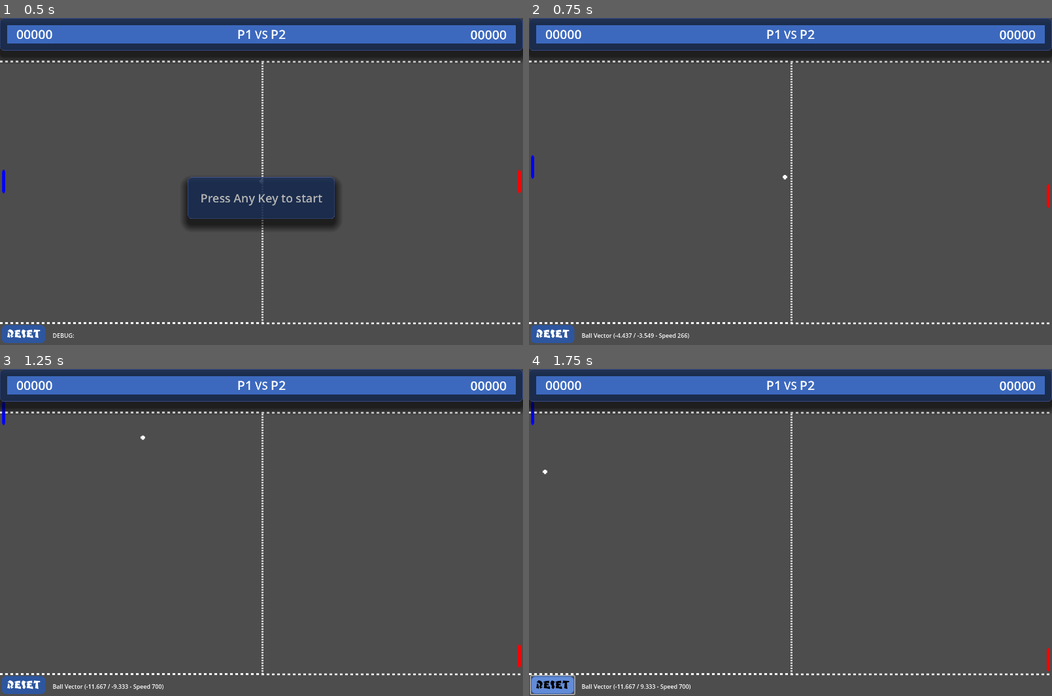
Above: before the commit, frames 1-4 (two rows, left to right).
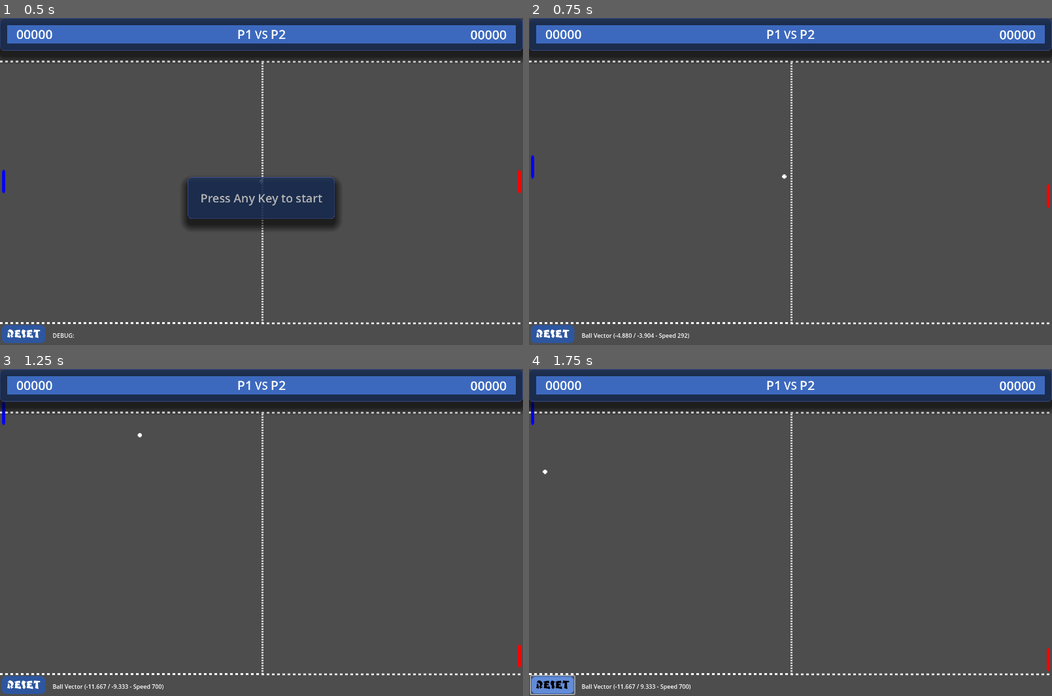
Above: after the commit, the same moments.

Repository: Fox-Alpha/Pong_Godot_4_Multiplayer
Game: Godot game, scene res://scenes/game/pong.tscn
The game is run twice, just before and just after one commit, with the same random seed, the same clock (stepped at 60 frames per second) and the same inputs. This scene is started directly instead of the project's main scene.
Inputs (mouse positions are in pixels of both pictures, inside the frame that each line leads up to):
- Up to frame 1 (0.5 s): no input
- Up to frame 2 (0.75 s): tap Enter at 0.5 s; move the mouse to (790, 197) at 0.52 s; hold W (p1_up) from 0.53 s (still down); hold Down (p2_down) from 0.53 s (still down); click (790, 197) at 0.67 s
- Up to frame 3 (1.25 s): keep holding W (p1_up); keep holding Down (p2_down)
- Up to frame 4 (1.75 s): release W (p1_up) at 1.25 s; release Down (p2_down) at 1.25 s; click "RESET" at 1.25 s

Frame 1 is identical in both runs. In frame 2, less than 0.1% of the frame differs, in the area x 17-50%, y 47-98%; in frame 3, less than 0.1%; in frame 4, less than 0.1%.
Error in both runs: Invalid access to property or key 'Left_Player_Scored' on a base object of type 'Nil'. (res://scenes/game/ingame_ui/ui.gd:31)

Commit message:
Add: Change gamestate after one player has scored ===: Reset Ball position

Diff:
--- a/scenes/game/playground/ball/ball.gd
+++ b/scenes/game/playground/ball/ball.gd
@@ -24,6 +24,7 @@
 			velocity = _randomize_ball_direction()
 			pass
 		Game.GameStates.GAMEWAITFORSTART:
+			reset_ball_position()
 			pass
 		Game.GameStates.GAMEISSTARTED:
 			pass
--- a/scenes/game/pong.gd
+++ b/scenes/game/pong.gd
@@ -79,6 +79,7 @@
 
 func Score(_score :int):
 	#Game.waitForNextRound = true
+	Game.Game_State_Changed.emit(Game.GameStates.GAMEWAITFORSTART)
 	pass
 
 
